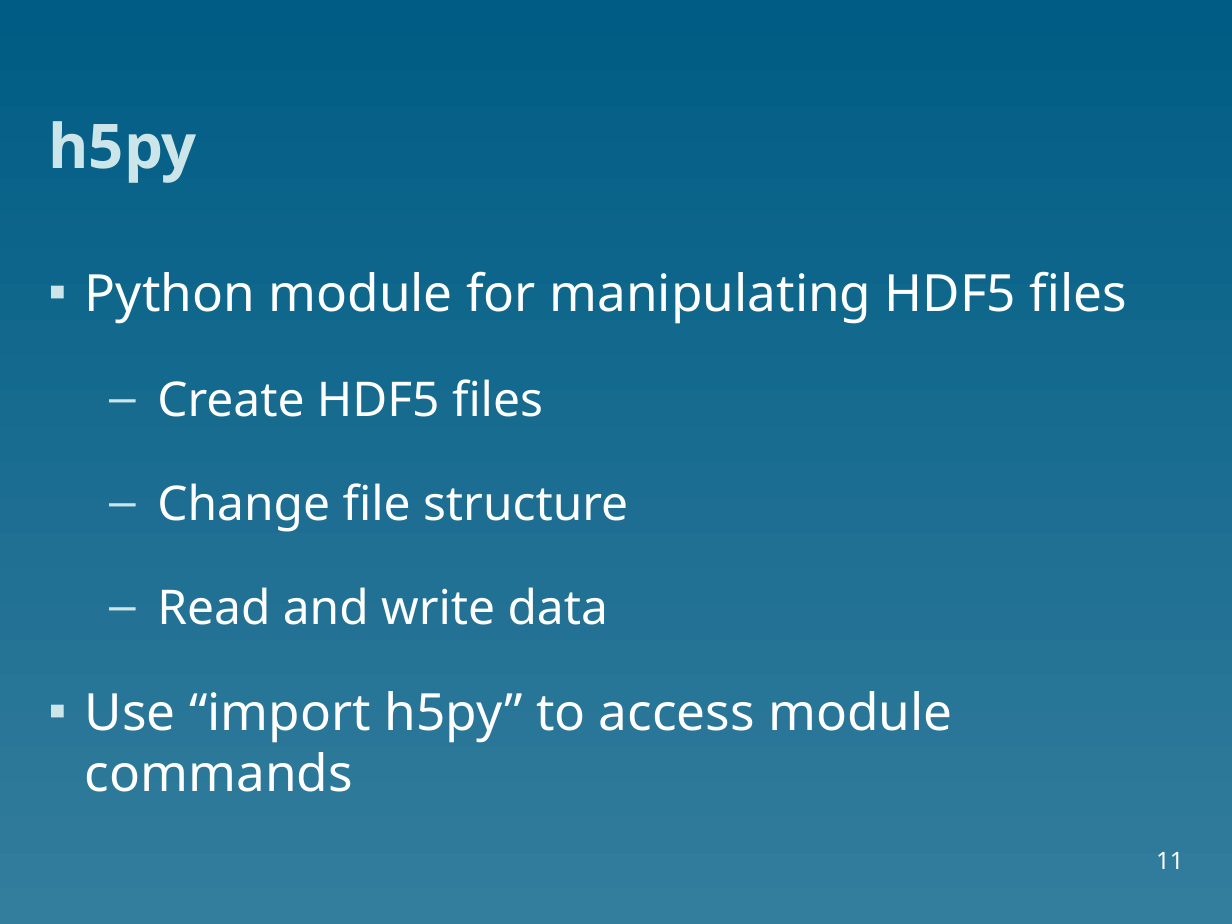
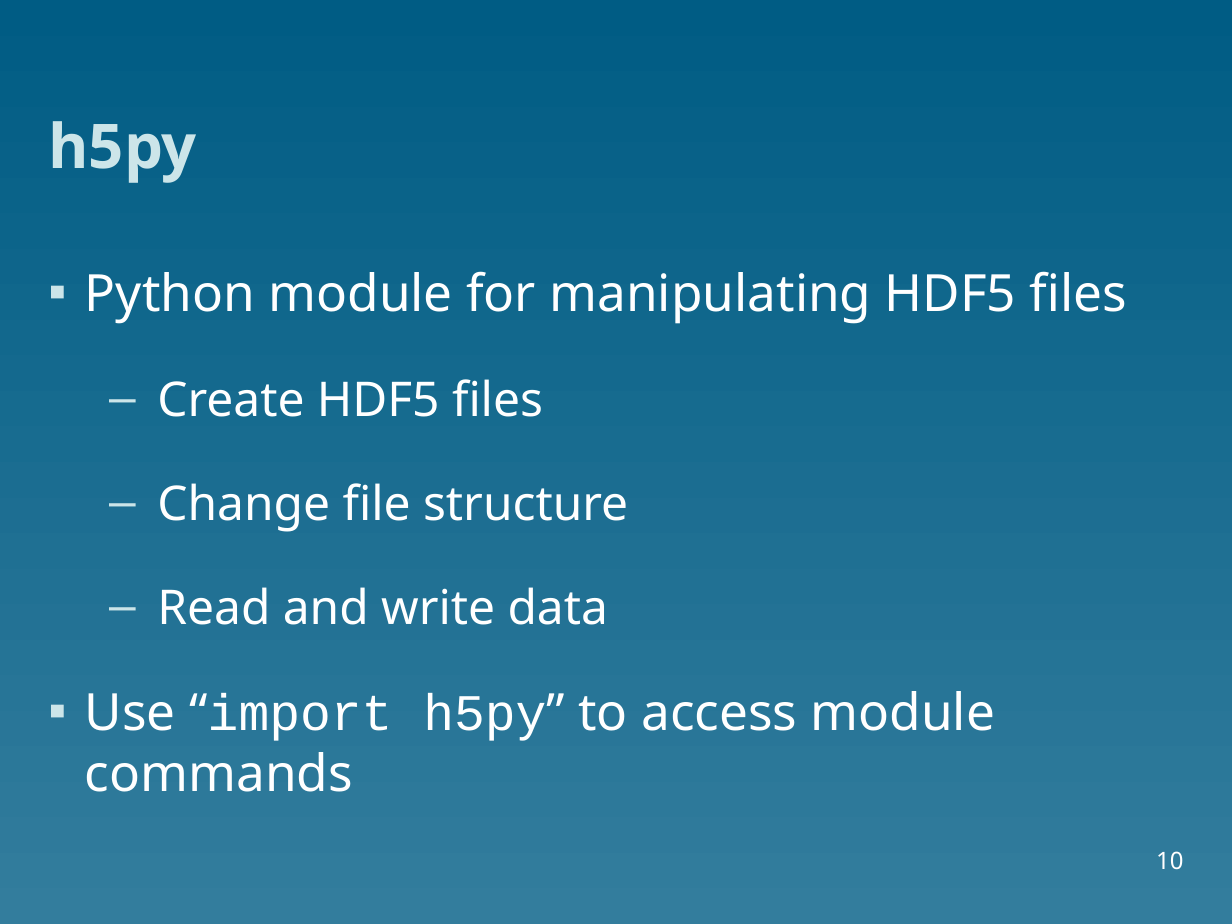
Before and after one commit to christophertacon/Blog, a slide deck: slide 10 of tools-pelican/content/HDF5/slides/HDF5_presentation.ppt (slide 11 before the commit). Drawn at 1232x924 pixels with LibreOffice and Linux fonts; fonts in the diff are those of the drawing. Boxes give left, top, right and bottom in pixels: in the first picture for what was removed or moved away, otherwise in the second. Text is boxed around its words. In the diff, an @@ line names an element or a change of style, - is before the commit and + after.

```diff
--- a/tools-pelican/content/HDF5/slides/HDF5_presentation.ppt
+++ b/tools-pelican/content/HDF5/slides/HDF5_presentation.ppt
@@ text at <box>85,691,995,792</box>: font Noto Sans to Courier New in "“import h5py”" @@
@@ page number at <box>1156,851,1183,870</box>: text changed @@
-11
+10
```
Also in this commit, not shown: 6 other slides changed, 2 slides added, 4 slides removed.
